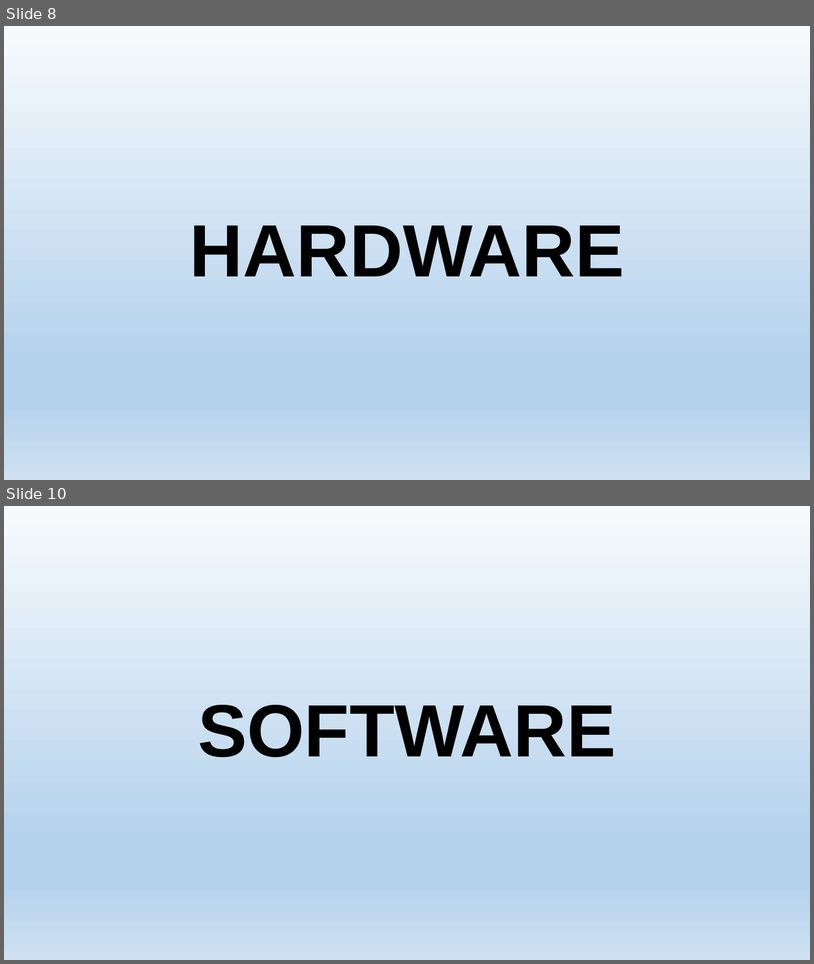
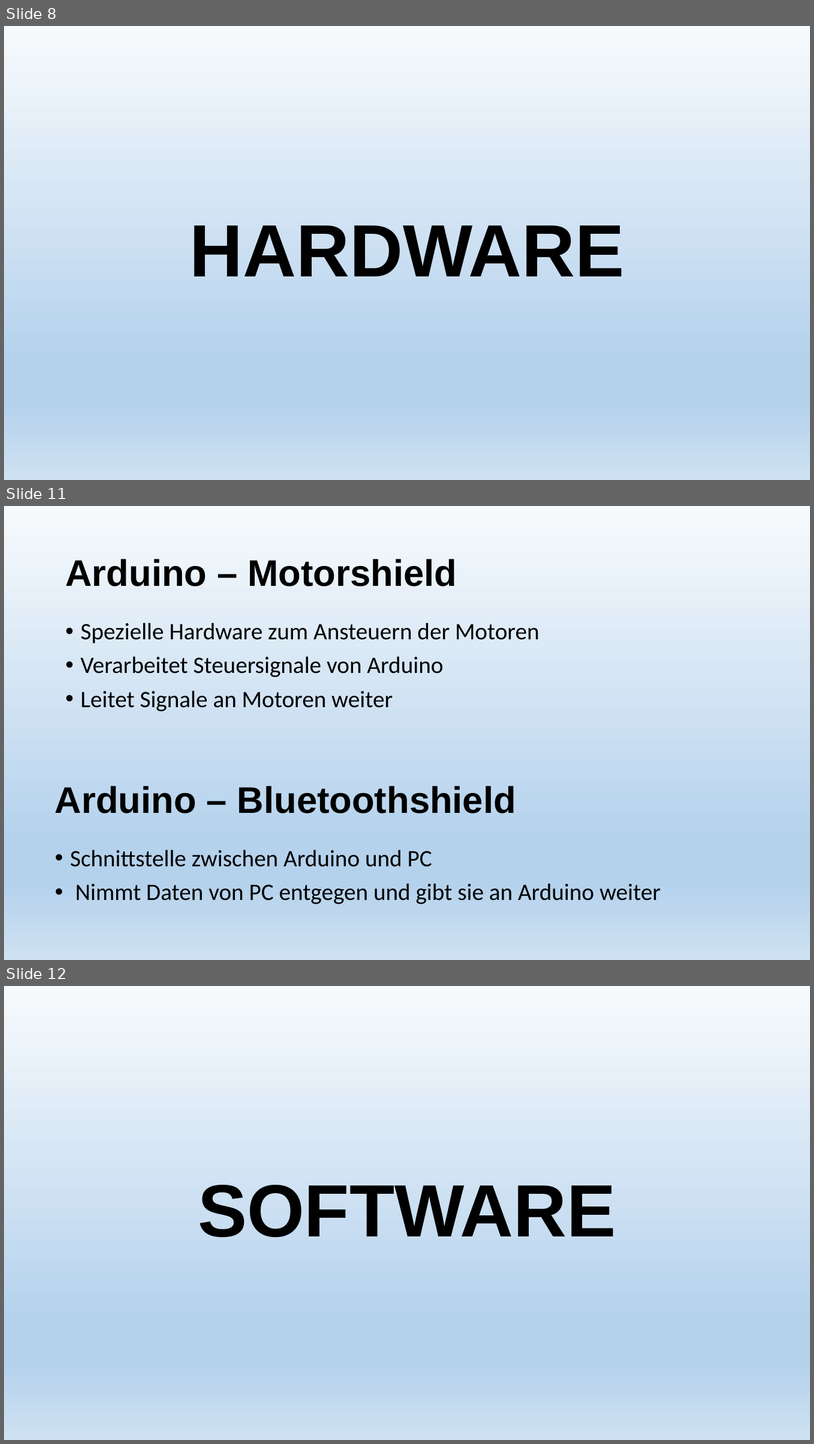
Before and after one commit to LeapMotionRobotTeam/Projekt-Roboter_mit_LeapMotion, a slide deck: Allgemeines/praesentation.pptx. Shown one above the other, each under a label of ours: slides 8 and 10 before the commit, slides 8, 11 and 12 after it; the slides between them are not shown. The pictures are 814x964 and 814x1444 pixels, drawn with LibreOffice and Linux fonts; fonts in the diff are those of the drawing. Boxes give left, top, right and bottom in pixels: in the first picture for what was removed or moved away, otherwise in the second. Text is boxed around its words. In the diff, an @@ line names an element or a change of style, - is before the commit and + after.

```diff
--- a/Allgemeines/praesentation.pptx
+++ b/Allgemeines/praesentation.pptx
@@ slide 11 added at [4,506,810,960], background gradient #F7FAFD to #B5D2EC to #CEE1F2 @@
@@ title added at [65,559,458,586], 44 pt, text #000000, bold @@
+Arduino – Motorshield
@@ text added at [81,622,540,711], 28 pt, text #000000 @@
+• Spezielle Hardware zum Ansteuern der Motoren
+• Verarbeitet Steuersignale von Arduino
+• Leitet Signale an Motoren weiter
@@ text added at [55,786,516,813], 44 pt, text #000000, bold @@
+Arduino – Bluetoothshield
@@ text added at [70,849,661,904], 28 pt, text #000000 @@
+• Schnittstelle zwischen Arduino und PC
+• Nimmt Daten von PC entgegen und gibt sie an Arduino weiter
@@ what was slide 10 is now slide 12 @@
```
Also in this commit, not shown: 1 slide changed, 1 other slide added, 2 other files.
